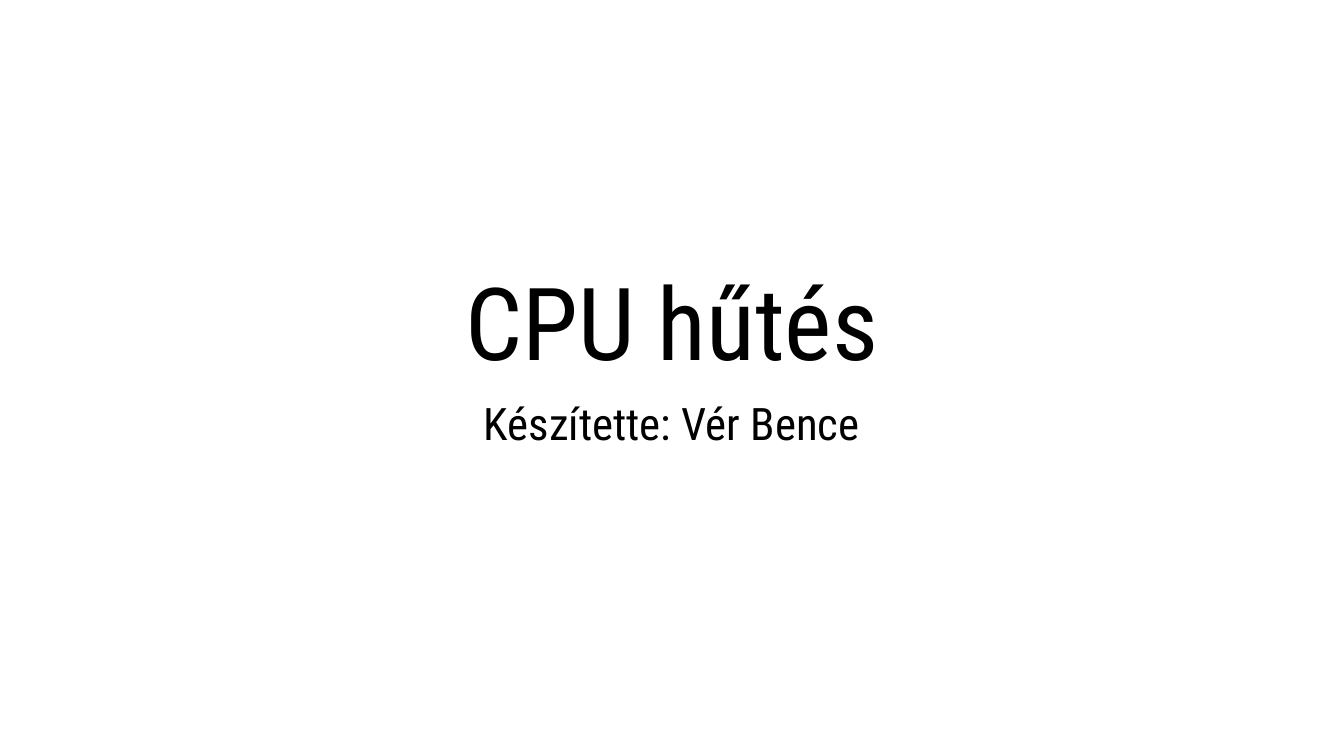
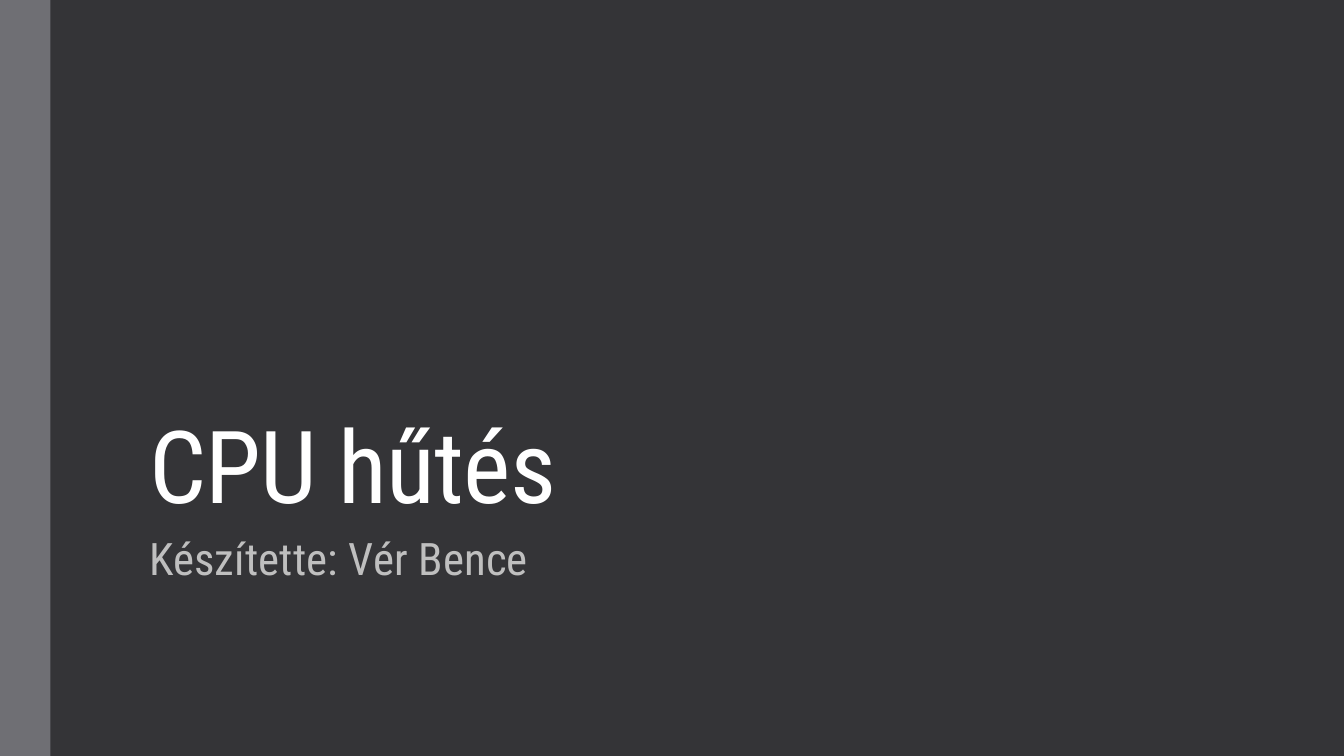
Before and after one commit to verbence/ppt-2022, a slide deck: slide 1 of cpuhutes.pptx. Drawn at 1344x756 pixels with LibreOffice and Linux fonts; fonts in the diff are those of the drawing. Boxes give left, top, right and bottom in pixels: in the first picture for what was removed or moved away, otherwise in the second. Text is boxed around its words. In the diff, an @@ line names an element or a change of style, - is before the commit and + after.

```diff
--- a/cpuhutes.pptx
+++ b/cpuhutes.pptx
@@ background #FFFFFF to #353537 @@
@@ rectangle added at [0, 0, 50, 756], fill #6F6F74 @@
@@ title "CPU hűtés": place and size @@
-title "CPU hűtés" at [465, 284, 878, 361]
+title "CPU hűtés" at [149, 427, 557, 504]
@@ title "CPU hűtés" at [149, 427, 557, 504]: text colour #000000 to #FFFFFF, letter spacing 0 to -0.5 pt; alignment centre to left; line spacing 0.9 to 0.85 @@
@@ subtitle "Készítette: Vér Bence": place and size @@
-subtitle "Készítette: Vér Bence" at [484, 406, 860, 441]
+subtitle "Készítette: Vér Bence" at [149, 541, 527, 576]
@@ subtitle "Készítette: Vér Bence" at [149, 541, 527, 576]: text colour #000000 to #BFBFBF, letter spacing 0 to 0.1 pt; alignment centre to left; line spacing 0.9 to 0.95; more space between paragraphs @@
```
Also in this commit, not shown: 11 other slides changed.
